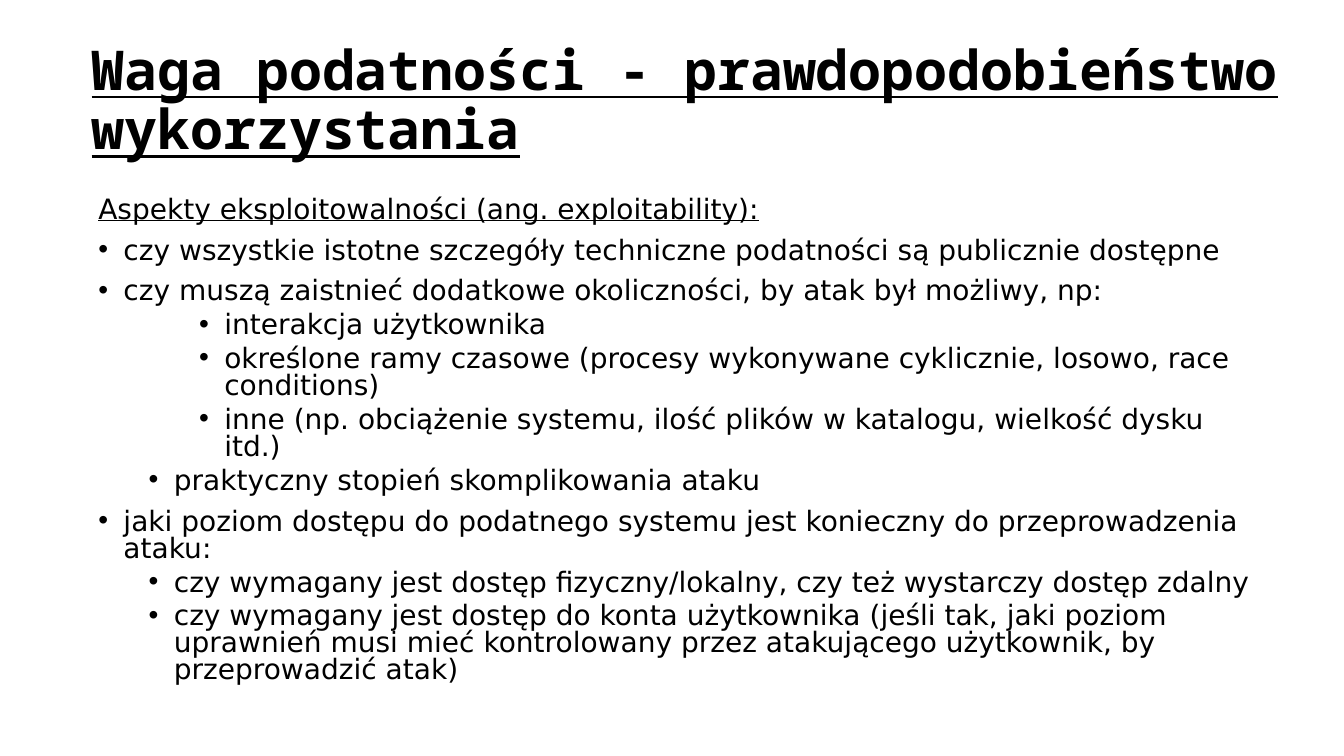
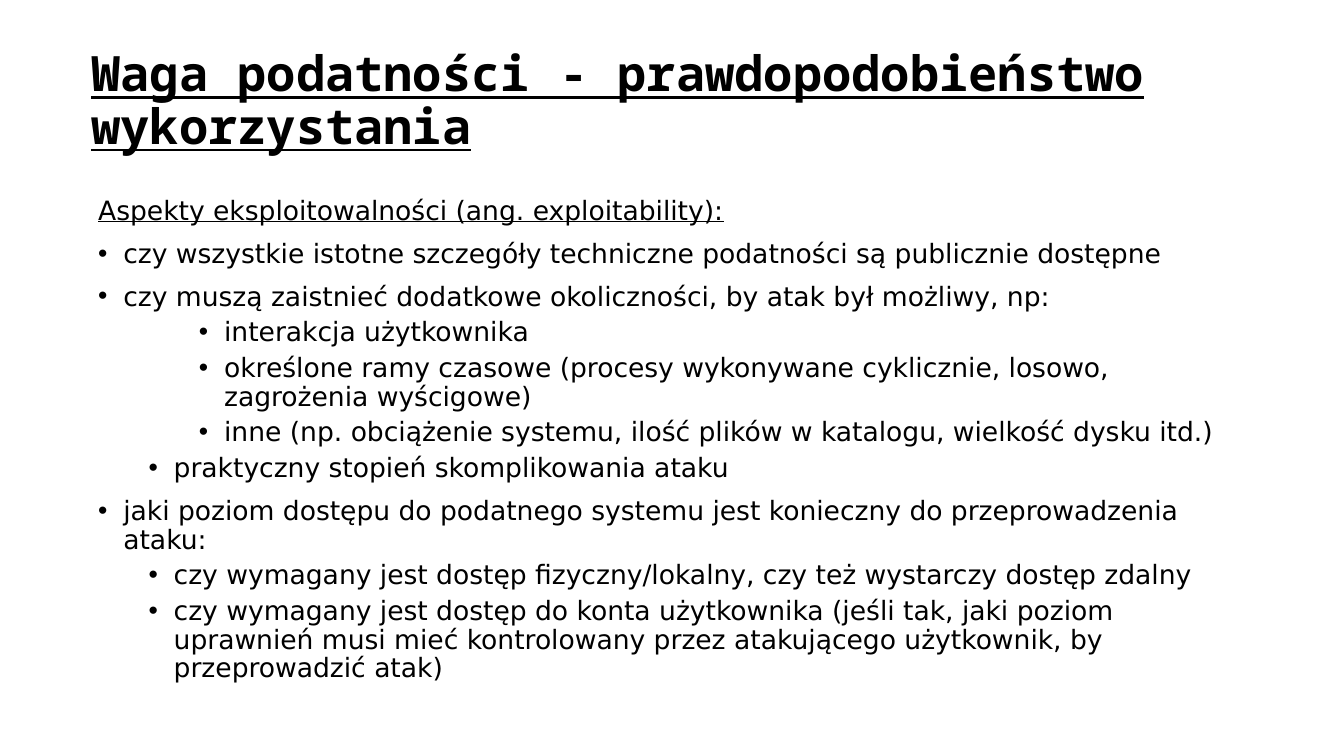
Before and after one commit to ewilded/DFIR, a slide deck: slide 39 of 2_Wprowadzenie_do_bezpieczenstwa_IT.pptx. Drawn at 1344x756 pixels with LibreOffice and Linux fonts; fonts in the diff are those of the drawing. Boxes give left, top, right and bottom in pixels: in the first picture for what was removed or moved away, otherwise in the second. Text is boxed around its words. In the diff, an @@ line names an element or a change of style, - is before the commit and + after.

```diff
--- a/2_Wprowadzenie_do_bezpieczenstwa_IT.pptx
+++ b/2_Wprowadzenie_do_bezpieczenstwa_IT.pptx
@@ title "Waga podatności - prawdopodobieństwo wykorzystania" at [91,53,1144,156]: size 39.2 to 34.8 pt @@
@@ text at [98,199,1212,683]: size 20 to 19 pt in "Aspekty eksploitowalności (ang. exploitability):", "czy wszystkie istotne szczegóły techniczne podatności są ...", "czy muszą zaistnieć dodatkowe okoliczności, by atak ...", "interakcja użytkownika" and 5 more places; line spacing 0.8 to 0.9 @@
@@ text at [224,356,1109,412]: text changed; size 20 to 19 pt @@
-    • określone ramy czasowe (procesy wykonywane cyklicznie, losowo, race conditions)
+    • określone ramy czasowe (procesy wykonywane cyklicznie, losowo, zagrożenia wyścigowe)
```
Also in this commit, not shown: 75 other slides changed, 4 other files.
